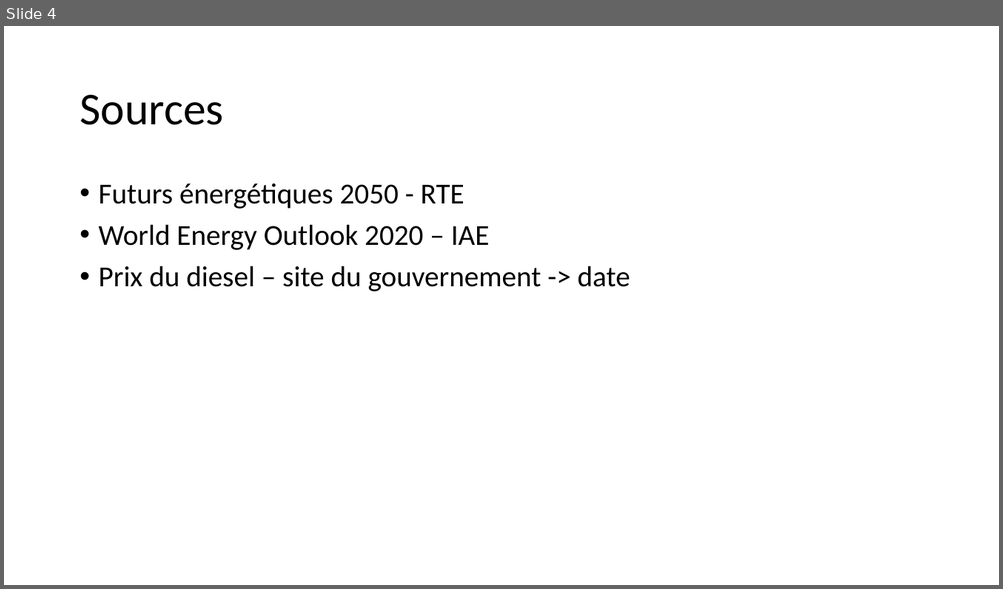
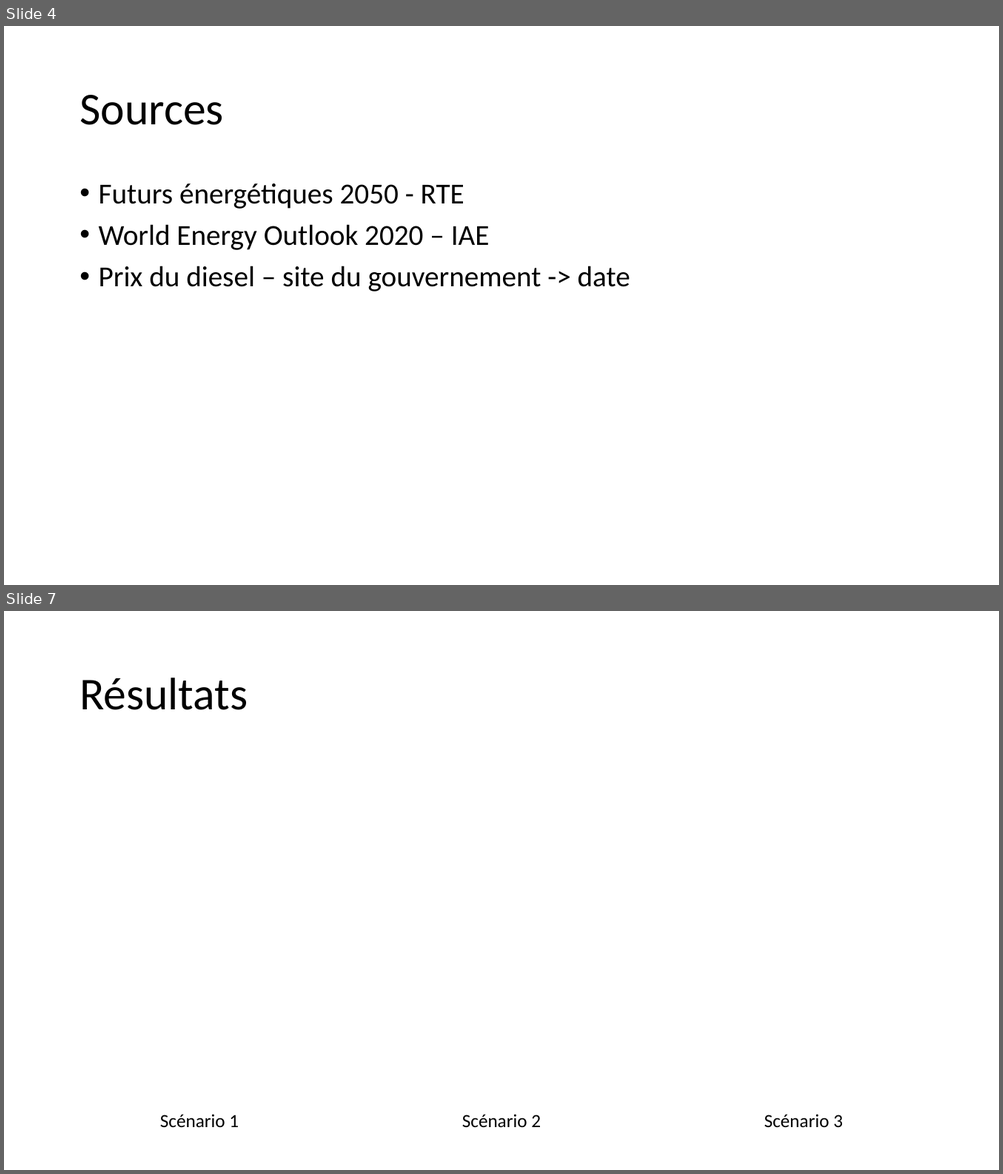
Before and after one commit to cledat/Projet-EA314, a slide deck: rapport.pptx. Shown one above the other, each under a label of ours: slide 4 before the commit, slides 4 and 7 after it; the slides between them are not shown. The pictures are 1003x589 and 1003x1174 pixels, drawn with LibreOffice and Linux fonts; fonts in the diff are those of the drawing. Boxes give left, top, right and bottom in pixels: in the first picture for what was removed or moved away, otherwise in the second. Text is boxed around its words. In the diff, an @@ line names an element or a change of style, - is before the commit and + after.

```diff
--- a/rapport.pptx
+++ b/rapport.pptx
@@ slide 7 added at bbox=[4, 611, 999, 1170], background #FFFFFF @@
@@ title added at bbox=[79, 678, 247, 710], 44 pt, text #000000 @@
+Résultats
@@ text added at bbox=[160, 1114, 239, 1128], 18 pt, text #000000 @@
+Scénario 1
@@ text added at bbox=[462, 1114, 540, 1128], 18 pt, text #000000 @@
+Scénario 2
@@ text added at bbox=[764, 1114, 842, 1128], 18 pt, text #000000 @@
+Scénario 3
```
Also in this commit, not shown: 1 slide changed, 2 other slides added, 1 other file.
